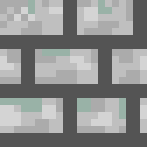
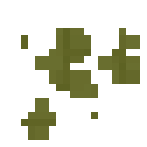
The second 147x147 image is a revision of the first. Changes to its layers:
added layer "Layer 3" in group "tiles" over [21, 28, 140, 140]
hid "wall" over [0, 0, 147, 147]
